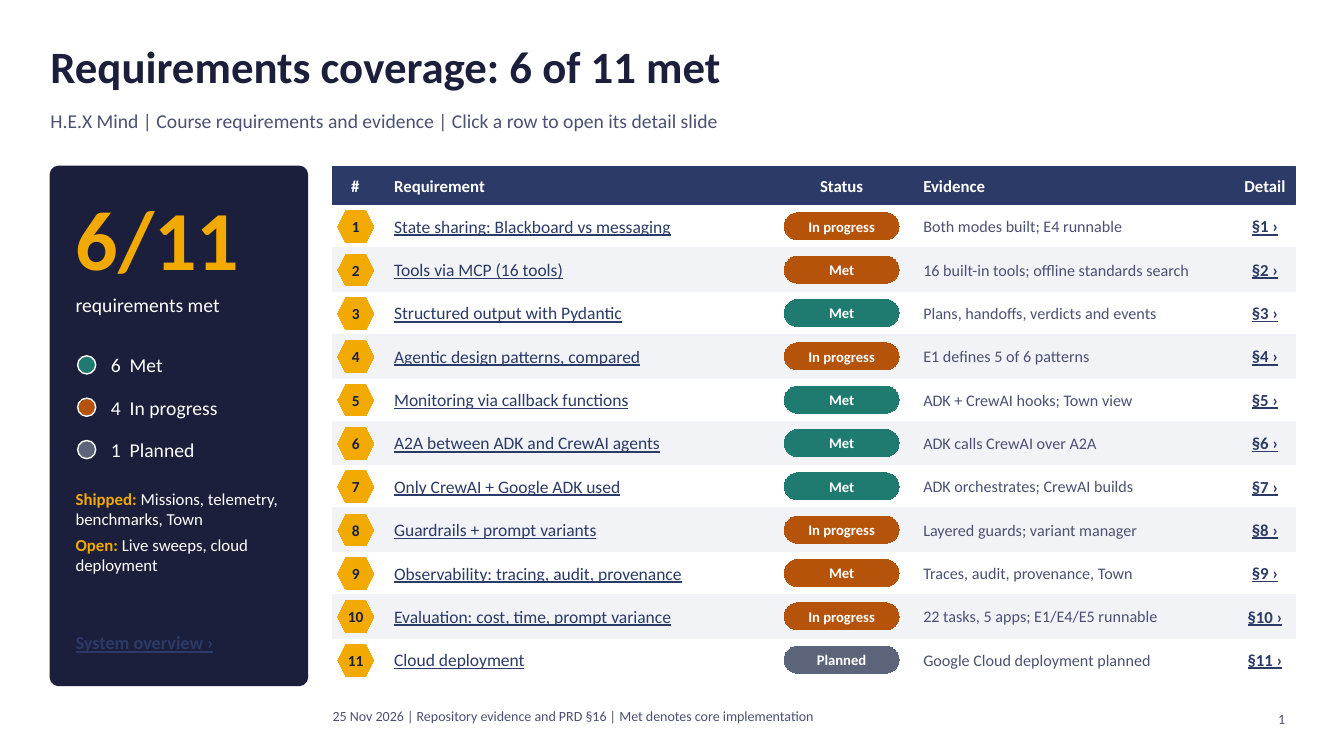
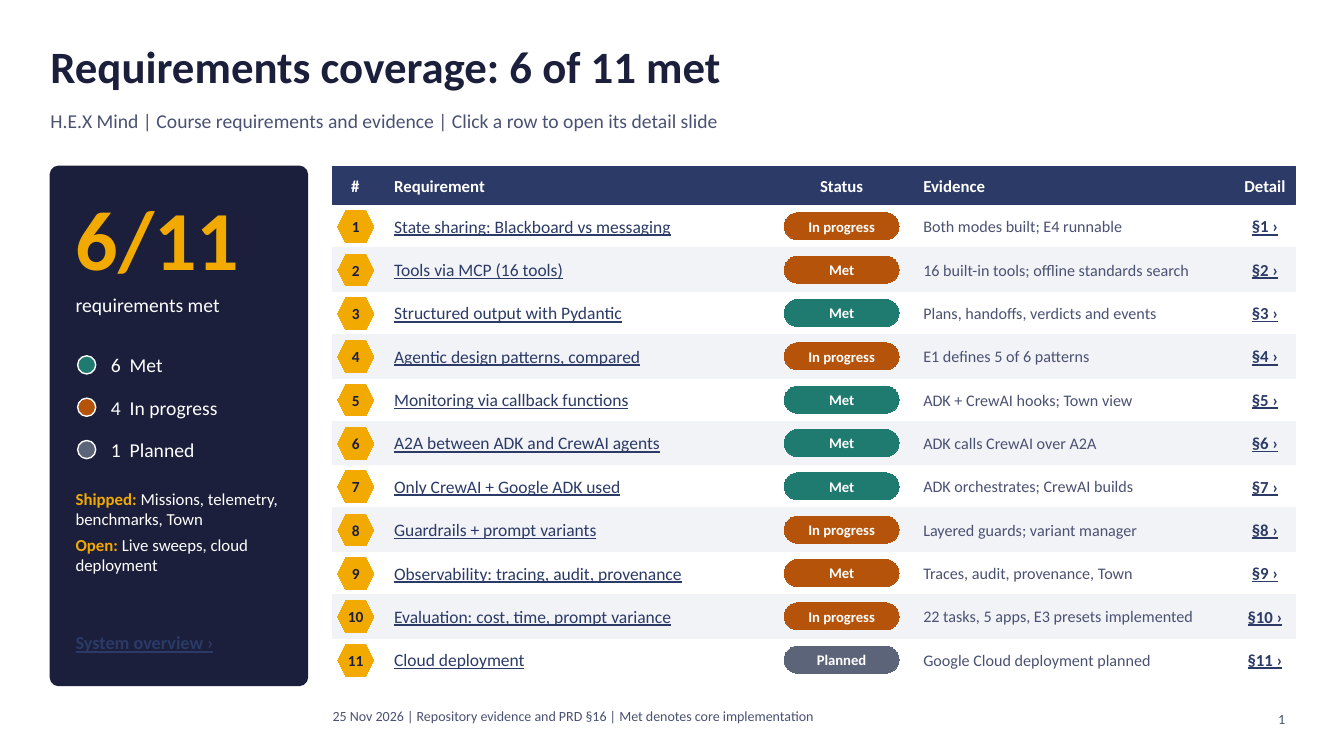
Before and after one commit to Cykikz/HEX, a slide deck: slide 1 of HEX_Mind_Requirements_Coverage_v2.pptx. Drawn at 1344x756 pixels with LibreOffice and Linux fonts; fonts in the diff are those of the drawing. Boxes give left, top, right and bottom in pixels: in the first picture for what was removed or moved away, otherwise in the second. Text is boxed around its words. In the diff, an @@ line names an element or a change of style, - is before the commit and + after.

Commit message:
Add pinned model delegation presets for E3

```diff
--- a/HEX_Mind_Requirements_Coverage_v2.pptx
+++ b/HEX_Mind_Requirements_Coverage_v2.pptx
@@ text at (923,611,1193,625): text changed @@
-22 tasks, 5 apps; E1/E4/E5 runnable
+22 tasks, 5 apps, E3 presets implemented
```
Also in this commit, not shown: 1 other slide changed, 13 other files.
